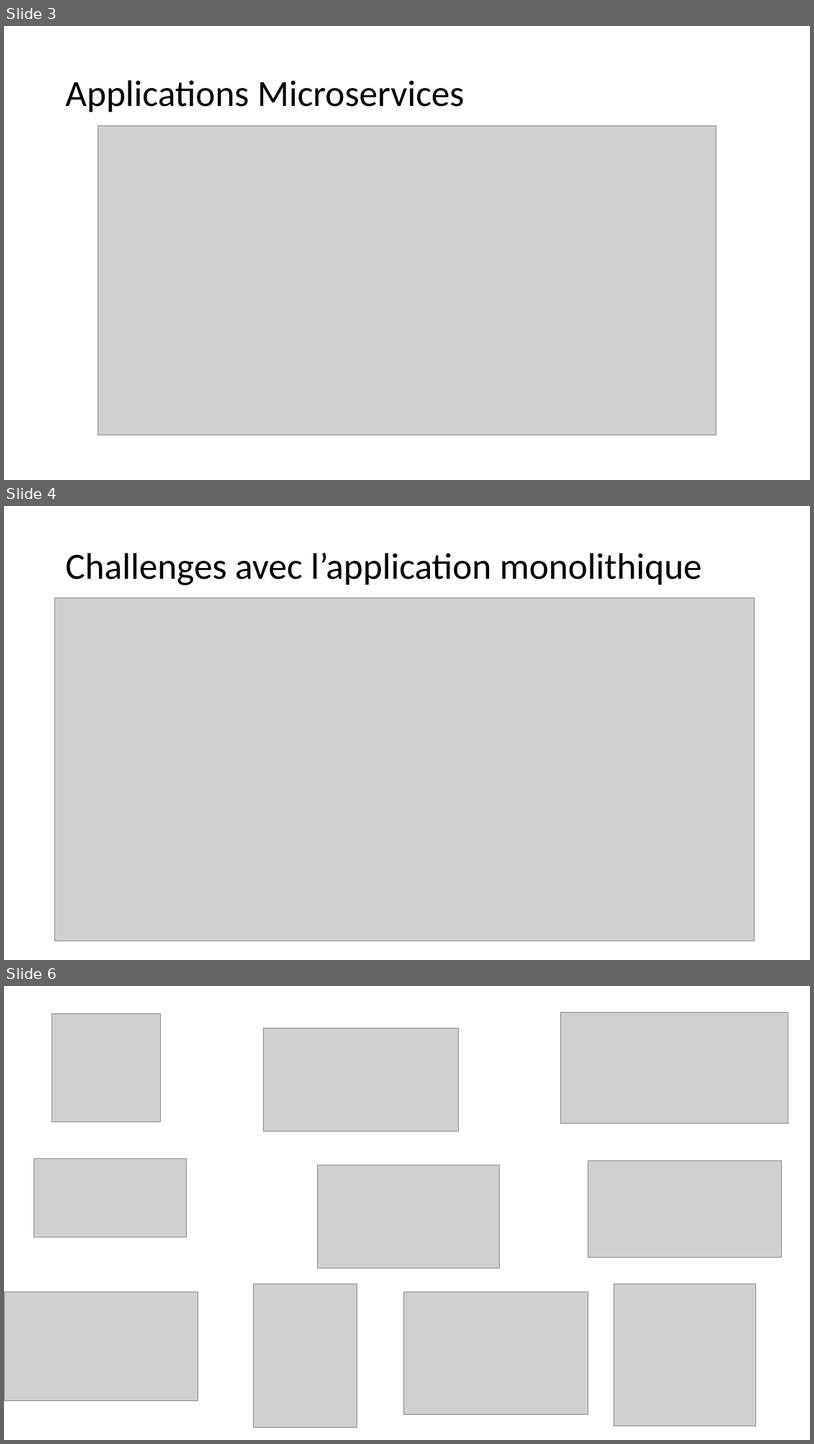
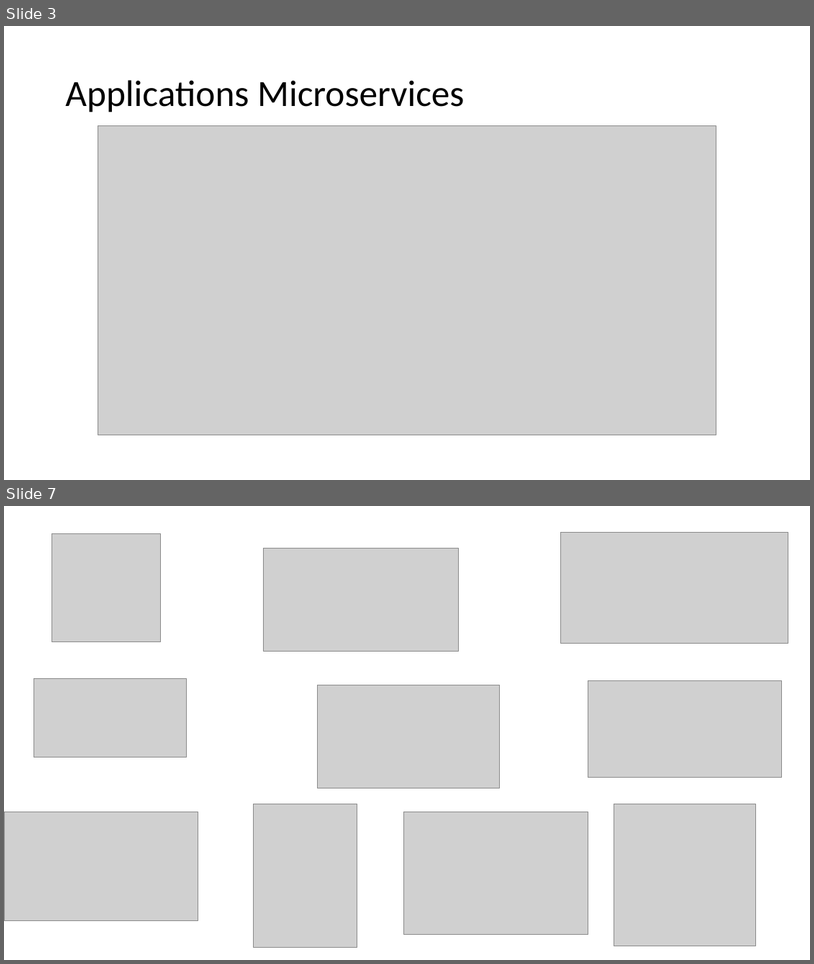
Before and after one commit to aymendr/formation_devOps_prise_en_mains, a slide deck: Introduction/Intoduction_devops.pptx. Shown one above the other, each under a label of ours: slides 3, 4 and 6 before the commit, slides 3 and 7 after it; the slides between them are not shown. The pictures are 814x1444 and 814x964 pixels, drawn with LibreOffice and Linux fonts; fonts in the diff are those of the drawing; grey boxes stand for pictures. Boxes give left, top, right and bottom in pixels: in the first picture for what was removed or moved away, otherwise in the second. Text is boxed around its words. In the diff, an @@ line names an element or a change of style, - is before the commit and + after.

```diff
--- a/Introduction/Intoduction_devops.pptx
+++ b/Introduction/Intoduction_devops.pptx
@@ slide 4 removed at bbox=[4, 506, 810, 960], background #FFFFFF @@
@@ title removed at bbox=[65, 553, 702, 585] @@
-Challenges avec l’application monolithique
@@ picture removed at bbox=[55, 598, 755, 941] @@
@@ what was slide 6 is now slide 7 @@
```
Also in this commit, not shown: 3 slides added, 1 other slide removed.
